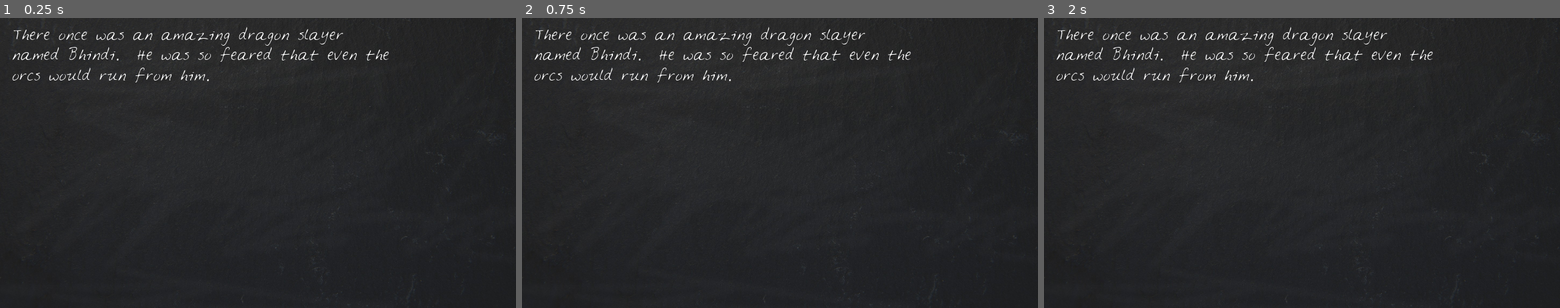
Above: before the commit, frames 1-3 (left to right).
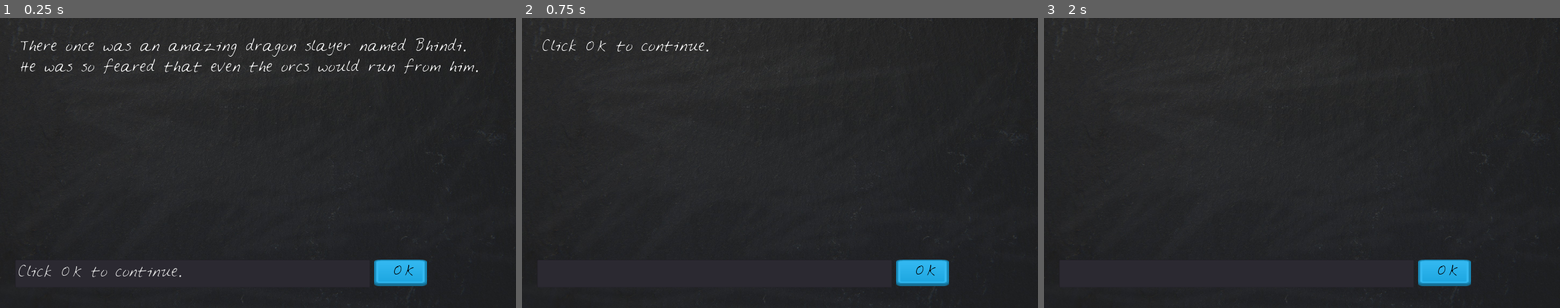
Above: after the commit, the same moments.

Repository: bhindi1224/LoonyLips
Game: Godot game, scene res://LoonyLips.tscn
Same seed, same stepped clock (60 frames per second), same inputs: the game is played once before the commit and once after it.
Inputs (mouse positions are in pixels of both pictures, inside the frame that each line leads up to):
- Up to frame 1 (0.25 s): no input
- Up to frame 2 (0.75 s): click (924, 273) at 0.5 s, where only the run after the commit has a clickable "OK"
- Up to frame 3 (2 s): click (1446, 273) at 1.25 s, where only the run after the commit has a clickable "OK"

The runs differ from the first frame. In frame 1, 3.9% of the frame differs, in the area x 2-93%, y 3-93%; in frame 2, 2.6%; in frame 3, 2.3%.

Commit message:
Section 2, Lecture 10
LineEdit - Text From The Player

Diff:
--- a/LoonyLips.gd
+++ b/LoonyLips.gd
@@ -4,4 +4,13 @@
 func _ready():
 	var prompt = ["amazing", "dragon", "Bhindi", "feared", "orc"]
 	var story = "There once was an %s %s slayer named %s.  He was so %s that even the %ss would run from him."
-	$Blackboard/StoryText.bbcode_text = (story % prompt)
+	$Blackboard/StoryText.text = (story % prompt)
+
+
+func _on_TextureButton_pressed():
+	var new_text = $Blackboard/TextBox.get_text()
+	_on_TextBox_text_entered(new_text)
+
+func _on_TextBox_text_entered(new_text):
+	$Blackboard/StoryText.text = new_text
+	$Blackboard/TextBox.text = ""
--- a/LoonyLips.tscn
+++ b/LoonyLips.tscn
@@ -1,8 +1,10 @@
-[gd_scene load_steps=5 format=2]
+[gd_scene load_steps=7 format=2]
 
 [ext_resource path="res://LoonyLips.gd" type="Script" id=1]
 [ext_resource path="res://gfx/blackboard.jpg" type="Texture" id=2]
 [ext_resource path="res://gfx/Feltpen.ttf" type="DynamicFontData" id=3]
+[ext_resource path="res://gfx/blue_button11.png" type="Texture" id=4]
+[ext_resource path="res://gfx/blue_button12.png" type="Texture" id=5]
 
 [sub_resource type="DynamicFont" id=1]
 
@@ -40,10 +42,10 @@
 anchor_top = 0.0
 anchor_right = 0.0
 anchor_bottom = 0.0
-margin_left = 30.0
-margin_top = 20.0
-margin_right = 1055.0
-margin_bottom = 551.0
+margin_left = 50.0
+margin_top = 50.0
+margin_right = 1320.0
+margin_bottom = 581.0
 rect_pivot_offset = Vector2( 0, 0 )
 rect_clip_content = true
 mouse_filter = 0
@@ -63,3 +65,91 @@
 selection_enabled = false
 override_selected_font_color = false
 _sections_unfolded = [ "custom_fonts" ]
+
+[node name="TextBox" type="LineEdit" parent="Blackboard" index="1"]
+
+anchor_left = 0.0
+anchor_top = 0.0
+anchor_right = 0.0
+anchor_bottom = 0.0
+margin_left = 40.0
+margin_top = 640.0
+margin_right = 980.0
+margin_bottom = 714.0
+rect_pivot_offset = Vector2( 0, 0 )
+rect_clip_content = false
+focus_mode = 2
+mouse_filter = 0
+mouse_default_cursor_shape = 1
+size_flags_horizontal = 1
+size_flags_vertical = 1
+custom_fonts/font = SubResource( 1 )
+text = "Click OK to continue."
+focus_mode = 2
+context_menu_enabled = true
+placeholder_alpha = 0.6
+caret_blink = false
+caret_blink_speed = 0.65
+caret_position = 0
+_sections_unfolded = [ "custom_fonts" ]
+
+[node name="TextureButton" type="TextureButton" parent="Blackboard" index="2"]
+
+anchor_left = 0.0
+anchor_top = 0.0
+anchor_right = 0.0
+anchor_bottom = 0.0
+margin_left = 990.0
+margin_top = 640.0
+margin_right = 1130.0
+margin_bottom = 710.0
+rect_pivot_offset = Vector2( 0, 0 )
+rect_clip_content = false
+focus_mode = 2
+mouse_filter = 0
+mouse_default_cursor_shape = 0
+size_flags_horizontal = 1
+size_flags_vertical = 1
+toggle_mode = false
+enabled_focus_mode = 2
+shortcut = null
+group = null
+texture_normal = ExtResource( 4 )
+texture_pressed = ExtResource( 5 )
+expand = true
+_sections_unfolded = [ "Textures" ]
+
+[node name="RichTextLabel" type="RichTextLabel" parent="Blackboard/TextureButton" index="0"]
+
+anchor_left = 0.0
+anchor_top = 0.0
+anchor_right = 0.0
+anchor_bottom = 0.0
+margin_left = 4.0
+margin_top = 4.0
+margin_right = 144.0
+margin_bottom = 64.0
+rect_pivot_offset = Vector2( 0, 0 )
+rect_clip_content = true
+mouse_filter = 2
+mouse_default_cursor_shape = 0
+size_flags_horizontal = 1
+size_flags_vertical = 1
+custom_fonts/normal_font = SubResource( 1 )
+custom_colors/default_color = Color( 0, 0, 0, 1 )
+bbcode_enabled = false
+bbcode_text = ""
+visible_characters = -1
+percent_visible = 1.0
+meta_underlined = true
+tab_size = 4
+text = "  OK"
+scroll_active = true
+scroll_following = false
+selection_enabled = false
+override_selected_font_color = false
+_sections_unfolded = [ "Mouse" ]
+
+[connection signal="text_entered" from="Blackboard/TextBox" to="." method="_on_TextBox_text_entered"]
+
+[connection signal="pressed" from="Blackboard/TextureButton" to="." method="_on_TextureButton_pressed"]
Not shown, changed: .gitignore
